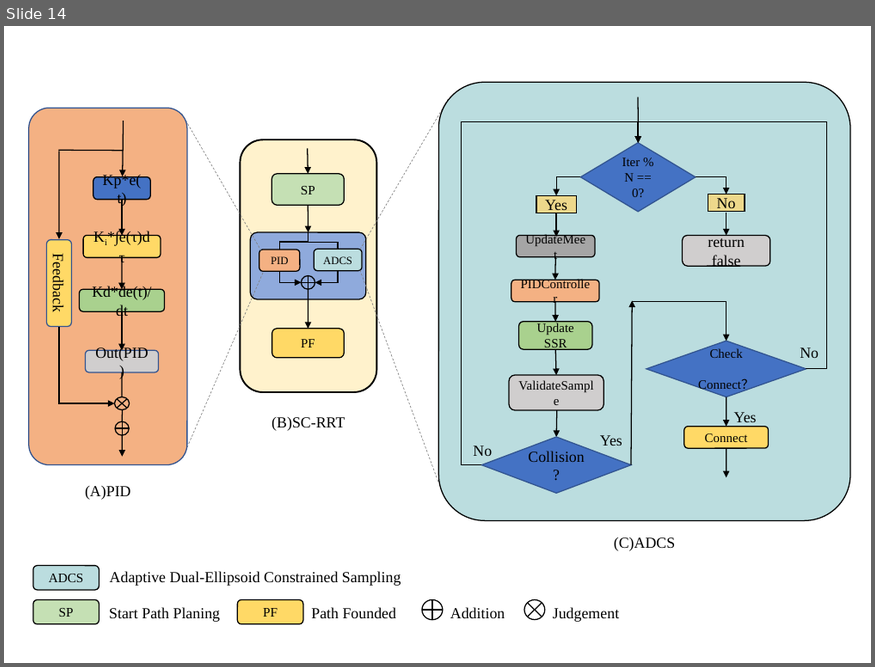
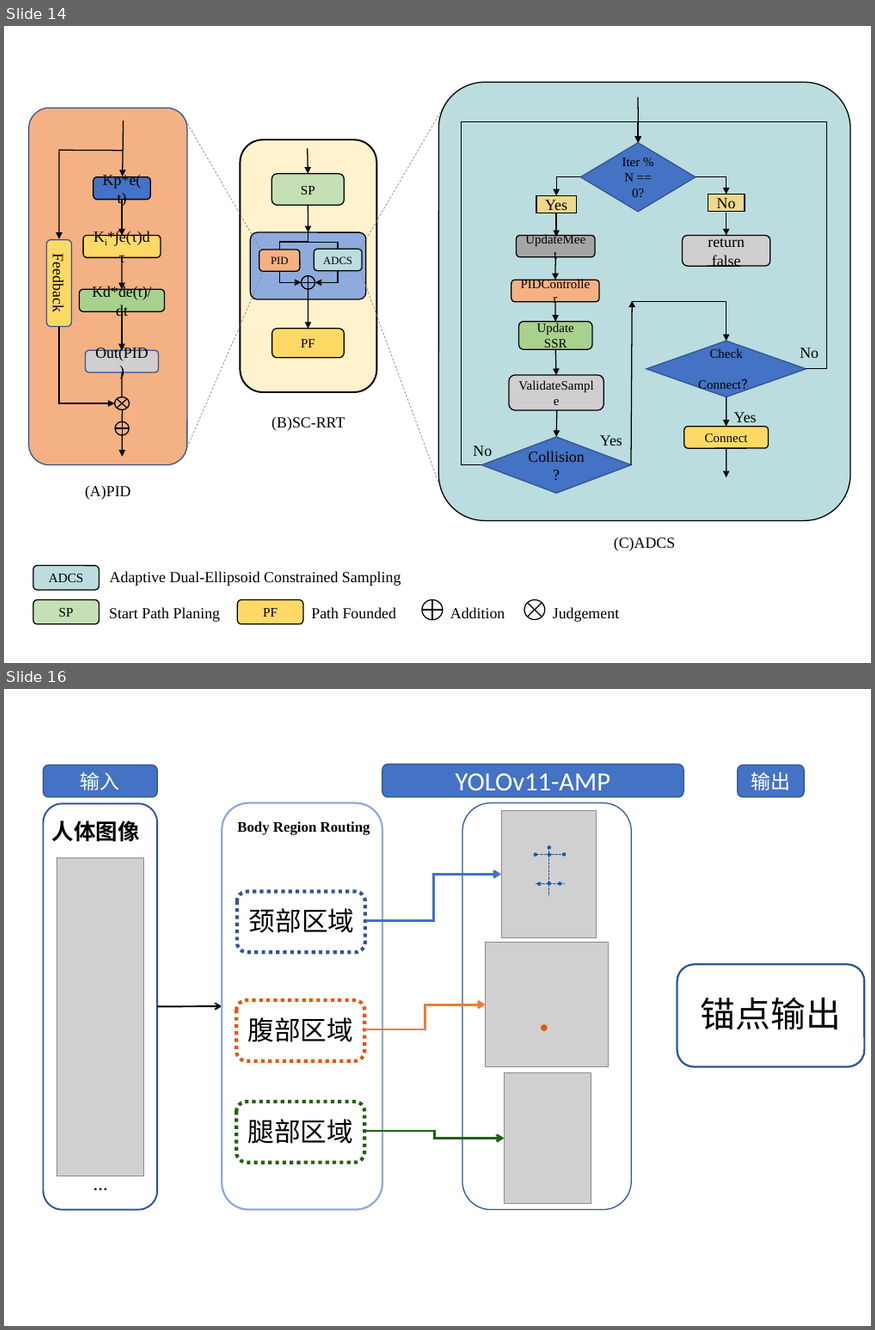
Before and after one commit to Montage-debug/Obesidian, a slide deck: 01-项目实践/机械革命项目/穴位识别算法/初稿/流程图绘制模板4.0.pptx. Shown one above the other, each under a label of ours: slide 14 before the commit, slides 14 and 16 after it; the slides between them are not shown. The pictures are 875x667 and 875x1330 pixels, drawn with LibreOffice and Linux fonts; fonts in the diff are those of the drawing; grey boxes stand for pictures; background and template pictures are left out. Boxes give left, top, right and bottom in pixels: in the first picture for what was removed or moved away, otherwise in the second. Text is boxed around its words. In the diff, an @@ line names an element or a change of style, - is before the commit and + after.

```diff
--- a/01-项目实践/机械革命项目/穴位识别算法/初稿/流程图绘制模板4.0.pptx
+++ b/01-项目实践/机械革命项目/穴位识别算法/初稿/流程图绘制模板4.0.pptx
@@ slide 16 added at (4, 689, 871, 1326), background #FFFFFF @@
@@ rounded rectangle added at (44, 765, 158, 797), fill #4472C4, outline #2F5597 1 pt, 18 pt, text #FFFFFF @@
+输入
@@ rounded rectangle added at (382, 764, 683, 797), fill #4472C4, outline #2F5597 1 pt, 24 pt, text #FFFFFF @@
+YOLOv11-AMP
@@ rounded rectangle added at (738, 765, 804, 797), fill #4472C4, outline #2F5597 1 pt, 18 pt, text #FFFFFF @@
+输出
@@ rounded rectangle added at (44, 803, 158, 1209), outline #2F5597 1.5 pt @@
@@ rounded rectangle added at (462, 803, 632, 1209), outline #2F5597 1 pt @@
@@ text added at (52, 821, 140, 842), 20 pt, text #000000, bold @@
+人体图像
@@ group added at (222, 803, 382, 1209): 4 rounded rectangles, 4 texts @@
+颈部区域
+腹部区域
+腿部区域
+Body Region Routing
@@ picture added at (57, 858, 143, 1176) @@
@@ group added at (501, 810, 597, 937): 7 ellipses, 3 lines, 1 picture @@
@@ elbow arrow added from (365, 921) to (501, 875), #4472C4 2.25 pt @@
@@ picture added at (486, 943, 608, 1067) @@
@@ rounded rectangle added at (677, 964, 865, 1067), outline #2F5597 1.75 pt @@
@@ text added at (701, 997, 841, 1030), 32 pt, text #000000 @@
+锚点输出
@@ arrow added from (157, 1006) to (222, 1006), #000000 1.5 pt @@
@@ elbow arrow added from (365, 1030) to (486, 1005), #ED7D31 2.25 pt @@
@@ ellipse added at (541, 1024, 548, 1031), fill #DB5D09 @@
@@ picture added at (505, 1073, 591, 1203) @@
@@ elbow arrow added from (365, 1131) to (505, 1138), #236011 2.25 pt @@
@@ text added at (44, 1167, 159, 1202), 18 pt, text #000000 @@
+...
```
Also in this commit, not shown: 2 other slides added, 16 other files.
